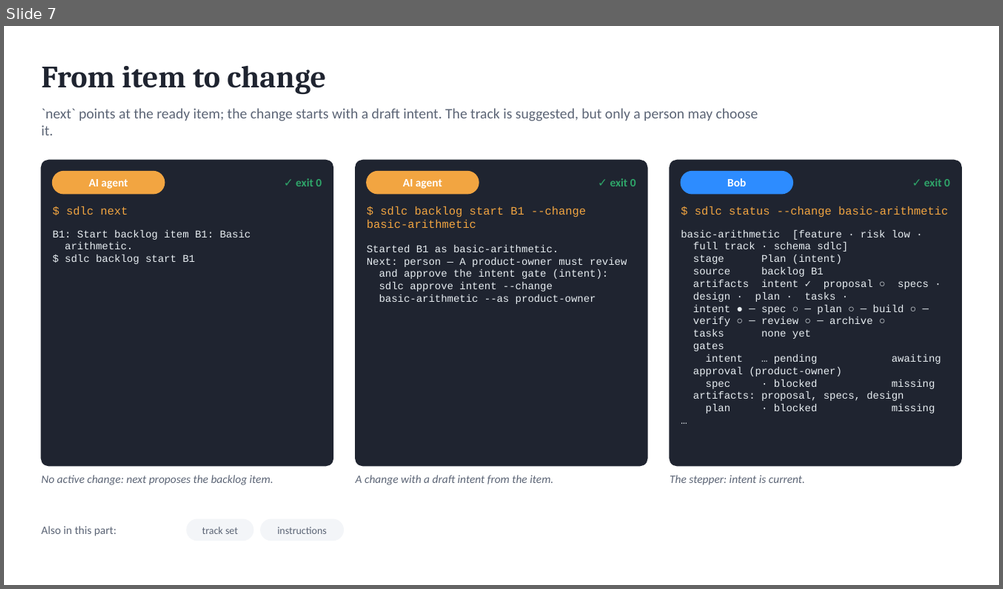
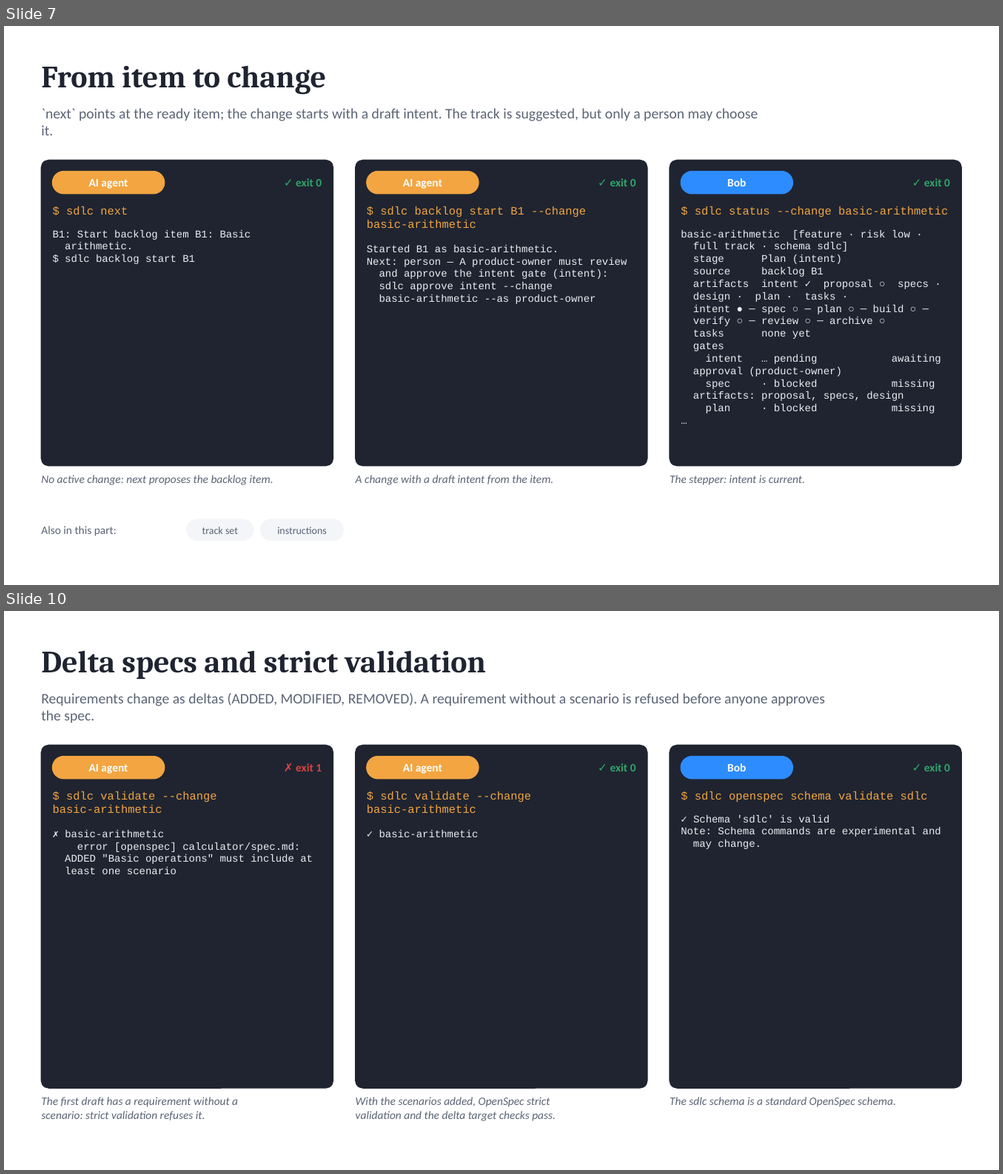
Before and after one commit to marin-ai-tech/sdlc, a slide deck: docs/demo/scdl-calculator-demo.en.pptx. Shown one above the other, each under a label of ours: slide 7 before the commit, slides 7 and 10 after it; the slides between them are not shown. The pictures are 1003x589 and 1003x1174 pixels, drawn with LibreOffice and Linux fonts; fonts in the diff are those of the drawing. Boxes give left, top, right and bottom in pixels: in the first picture for what was removed or moved away, otherwise in the second. Text is boxed around its words. In the diff, an @@ line names an element or a change of style, - is before the commit and + after.

```diff
--- a/docs/demo/scdl-calculator-demo.en.pptx
+++ b/docs/demo/scdl-calculator-demo.en.pptx
@@ slide 10 added at bbox=[4, 611, 999, 1170], background #FFFFFF @@
@@ text added at bbox=[41, 651, 486, 679], 30 pt, text #1F2430, bold @@
+Delta specs and strict validation
@@ text added at bbox=[41, 693, 825, 723], 14 pt, text #5B6475 @@
+Requirements change as deltas (ADDED, MODIFIED, REMOVED). A requirement without a scenario is refused before anyone approves
+the spec.
@@ rounded rectangle added at bbox=[41, 745, 333, 1088], fill #1F2430, outline #1F2430 1 pt @@
@@ rounded rectangle added at bbox=[53, 757, 165, 779], fill #F2A541, outline #F2A541 1 pt @@
@@ text added at bbox=[89, 764, 128, 774], 11 pt, text #FFFFFF, bold @@
+AI agent
@@ text added at bbox=[296, 763, 321, 772], 11 pt, text #D64545, bold @@
+✗ exit 1
@@ rounded rectangle added at bbox=[356, 745, 647, 1088], fill #1F2430, outline #1F2430 1 pt @@
@@ rounded rectangle added at bbox=[367, 757, 478, 779], fill #F2A541, outline #F2A541 1 pt @@
@@ text added at bbox=[403, 764, 442, 774], 11 pt, text #FFFFFF, bold @@
+AI agent
@@ text added at bbox=[610, 763, 636, 772], 11 pt, text #2FA66A, bold @@
+✓ exit 0
@@ rounded rectangle added at bbox=[669, 745, 962, 1088], fill #1F2430, outline #1F2430 1 pt @@
@@ rounded rectangle added at bbox=[680, 757, 793, 779], fill #2D8CFF, outline #2D8CFF 1 pt @@
@@ text added at bbox=[727, 763, 745, 772], 11 pt, text #FFFFFF, bold @@
+Bob
@@ text added at bbox=[924, 763, 950, 772], 11 pt, text #2FA66A, bold @@
+✓ exit 0
@@ text added at bbox=[53, 792, 217, 813], 11 pt, text #F2A541 @@
+$ sdlc validate --change
+basic-arithmetic
@@ text added at bbox=[367, 792, 531, 813], 11 pt, text #F2A541 @@
+$ sdlc validate --change
+basic-arithmetic
@@ text added at bbox=[694, 792, 928, 802], 11 pt, text #F2A541 @@
+$ sdlc openspec schema validate sdlc
@@ text added at bbox=[65, 830, 313, 874], 10 pt, text #E8EEF2 @@
+✗ basic-arithmetic
+error [openspec] calculator/spec.md:
+ADDED "Basic operations" must include at
+least one scenario
@@ text added at bbox=[379, 830, 478, 837], 10 pt, text #E8EEF2 @@
+✓ basic-arithmetic
@@ text added at bbox=[680, 815, 941, 849], 10 pt, text #E8EEF2 @@
+✓ Schema 'sdlc' is valid
+Note: Schema commands are experimental and
+may change.
@@ text added at bbox=[41, 1097, 238, 1121], 11 pt, text #5B6475, italic @@
+The first draft has a requirement without a
+scenario: strict validation refuses it.
@@ text added at bbox=[356, 1097, 555, 1122], 11 pt, text #5B6475, italic @@
+With the scenarios added, OpenSpec strict
+validation and the delta target checks pass.
@@ text added at bbox=[669, 1097, 896, 1108], 11 pt, text #5B6475, italic @@
+The sdlc schema is a standard OpenSpec schema.
```
Also in this commit, not shown: 11 slides changed, 2 other slides added, 37 other files.
